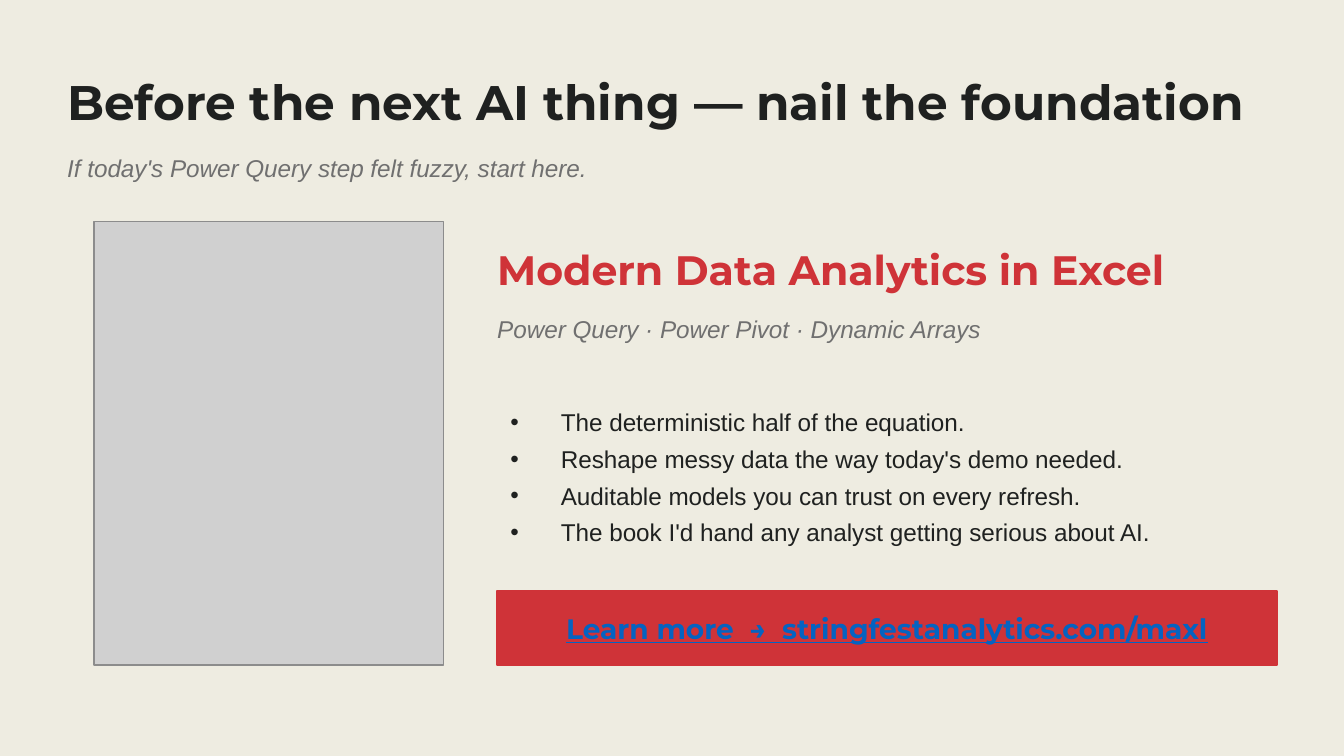
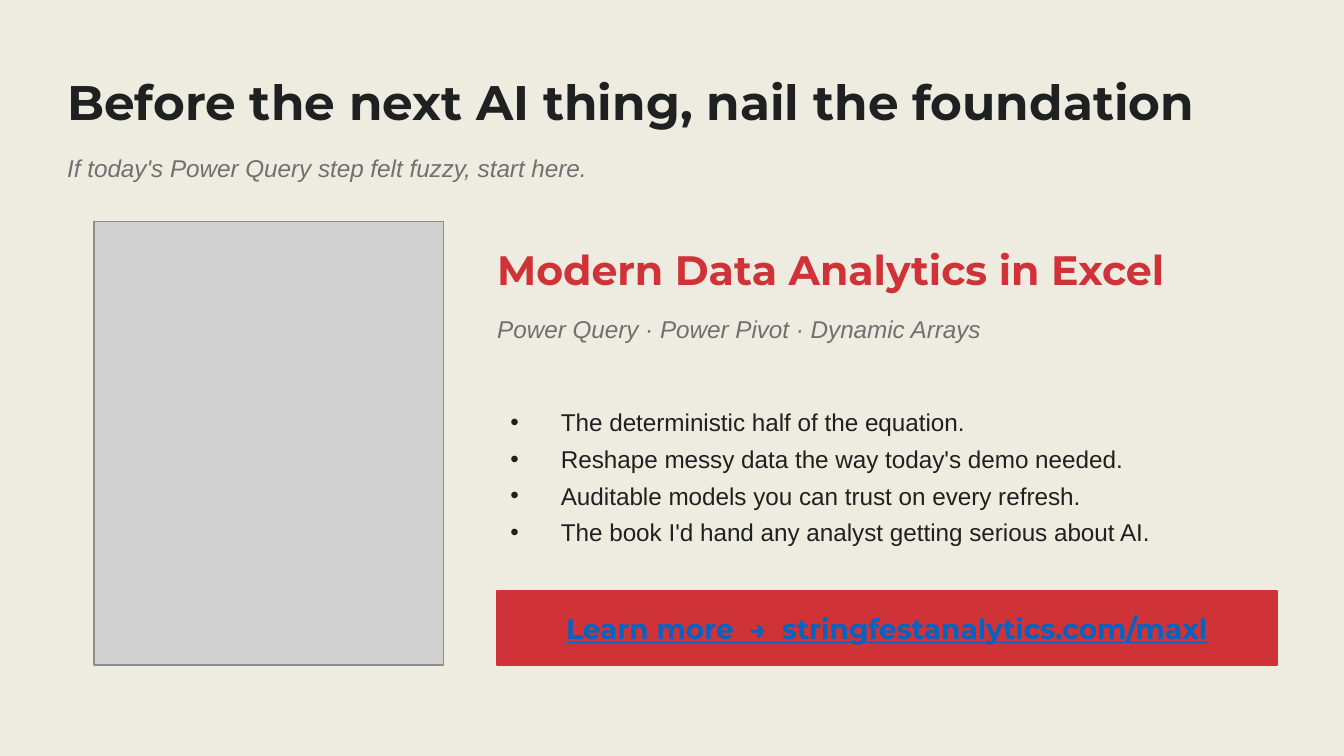
Before and after one commit to stringfestdata/ai-for-excel-demo-day, a slide deck: slide 15 of AI-for-Excel-Demo-Day.pptx (slide 13 before the commit). Drawn at 1344x756 pixels with LibreOffice and Linux fonts; fonts in the diff are those of the drawing; grey boxes stand for pictures. Boxes give left, top, right and bottom in pixels: in the first picture for what was removed or moved away, otherwise in the second. Text is boxed around its words. In the diff, an @@ line names an element or a change of style, - is before the commit and + after.

```diff
--- a/AI-for-Excel-Demo-Day.pptx
+++ b/AI-for-Excel-Demo-Day.pptx
@@ text at (67, 82, 1194, 130): text changed @@
-Before the next AI thing — nail the foundation
+Before the next AI thing, nail the foundation
```
Also in this commit, not shown: 13 other slides changed, 2 slides added, 1 other file.
